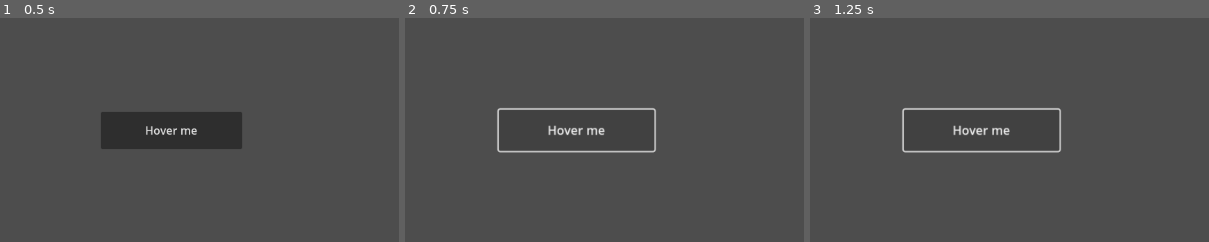
Above: before the commit, frames 1-3 (left to right).
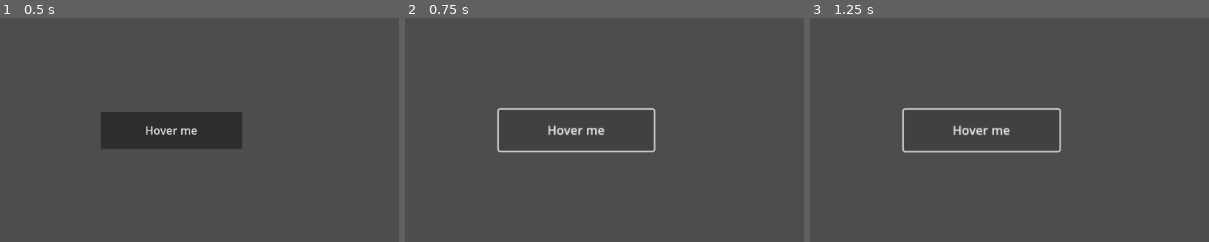
Above: after the commit, the same moments.

Repository: AdilDevStuff/AnimatedButton
Game: Godot game, scene res://demo/demo.tscn
The game is run twice, just before and just after one commit, with the same random seed, the same clock (stepped at 60 frames per second) and the same inputs.
Inputs:
- Up to frame 1 (0.5 s): no input
- Up to frame 2 (0.75 s): click "Hover me" at 0.5 s
- Up to frame 3 (1.25 s): no input
The pictures show only the part of the screen within x 29-78%, y 25-75%; the shares and areas given below are measured in that part.

Frame 1 is identical in both runs. In frame 2, 0.3% of the frame differs, in the area x 37-63%, y 40-61%; in frame 3, nothing differs.

Commit message:
Changed default values

Diff:
--- a/demo/demo.tscn
+++ b/demo/demo.tscn
@@ -25,4 +25,3 @@
 grow_vertical = 2
 text = "Hover me"
 script = ExtResource("1_voms5")
-animate_position = true
